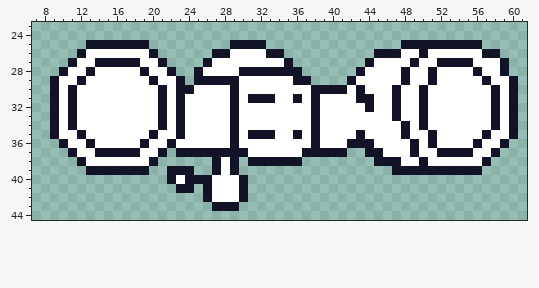
Pixel-art sprite, stored at assets/enemies/easy/rear_left.png. The picture above was drawn from the file before the commit.
The file is 64x64 pixels. Shown: x 7..61, y 23..44.
After the commit:
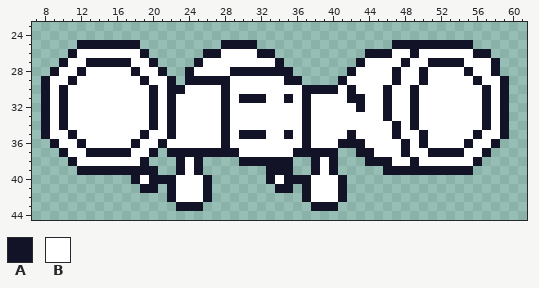
Palette (. is transparent): A #121327  B #ffffff
The edit:
y 25: x 12 . -> A; x 19 A -> .; x 28 . -> A; x 32 A -> .; x 47 . -> A; x 56 A -> .
y 26: x 11..12 .A -> AB; x 19..20 BA -> A.; x 26 . -> A; x 28 A -> B; x 32 B -> A; x 34 A -> .; x 44 . -> A; x 47 A -> B; x 49..50 BA -> AB; x 56 B -> A; x 58 A -> .
y 27: x 10..11 .A -> AB; x 13 B -> A; x 18 A -> B; x 20..21 BA -> A.; x 25..26 .A -> AB; x 34..35 BA -> A.; x 43..44 .A -> AB; x 48..49 BA -> AB; x 51 B -> A; x 55 A -> B; x 58..59 BA -> A.
y 28: x 9..10 .A -> AB; x 12..13 BA -> AB; x 18..19 BA -> AB; x 21..22 BA -> A.; x 24..25 .A -> AB; x 29 B -> A; x 36 A -> .; x 42..43 .A -> AB; x 47..48 BA -> AB; x 50..51 BA -> AB; x 55..56 BA -> AB; x 58..59 BA -> A.
y 29: x 8..9 .A -> AB; x 11..12 BA -> AB; x 19..20 BA -> AB; x 22..24 BA. -> A.A; x 29 A -> B; x 35 B -> A; x 37 A -> .; x 41..42 .A -> AB; x 47..48 BA -> AB; x 50..51 BA -> AB; x 56..57 BA -> AB; x 59..60 BA -> A.
y 30: x 8..11 .ABA -> ABAB; x 20..22 BAB -> ABA; x 24 A -> B; x 28..29 BA -> AB; x 37 B -> A; x 41..43 ABA -> BAB; x 46..47 BA -> AB; x 49..50 BA -> AB; x 57..60 BABA -> ABA.
y 31: x 8..11 .ABA -> ABAB; x 20..23 BABA -> ABAB; x 28..30 BAB -> ABA; x 33 A -> B; x 35..38 BABA -> ABAB; x 42 B -> A; x 44 A -> B; x 46..47 BA -> AB; x 49..50 BA -> AB; x 57..60 BABA -> ABA.
y 32: x 8..11 .ABA -> ABAB; x 20..23 BABA -> ABAB; x 28..29 BA -> AB; x 37..38 BA -> AB; x 43..44 BA -> AB; x 46..47 BA -> AB; x 49..50 BA -> AB; x 57..60 BABA -> ABA.
y 33: x 8..11 .ABA -> ABAB; x 20..23 BABA -> ABAB; x 28..29 BA -> AB; x 37..38 BA -> AB; x 46..47 BA -> AB; x 49..50 BA -> AB; x 57..60 BABA -> ABA.
y 34: x 8..11 .ABA -> ABAB; x 20..23 BABA -> ABAB; x 28..29 BA -> AB; x 37..38 BA -> AB; x 47..50 BABA -> ABAB; x 57..60 BABA -> ABA.
y 35: x 8..9 .A -> AB; x 11..12 BA -> AB; x 19..20 BA -> AB; x 22..23 BA -> AB; x 28..30 BAB -> ABA; x 33 A -> B; x 35..38 BABA -> ABAB; x 42..43 BA -> AB; x 47..48 BA -> AB; x 50..51 BA -> AB; x 56..57 BA -> AB; x 59..60 BA -> A.
y 36: x 9..10 .A -> AB; x 12..13 BA -> AB; x 18..19 BA -> AB; x 21..22 BA -> AB; x 28..29 BA -> AB; x 37..38 BA -> AB; x 41 B -> A; x 44 A -> B; x 48..51 BABA -> ABAB; x 55..56 BA -> AB; x 58..59 BA -> A.
y 37: x 10..11 .A -> AB; x 13 B -> A; x 18 A -> B; x 20..22 BA. -> A.A; x 30 A -> B; x 36 B -> A; x 41 A -> .; x 43 . -> A; x 45 A -> B; x 48..49 BA -> AB; x 51 B -> A; x 55 A -> B; x 57..58 BA -> A.
y 38: x 11..12 .A -> AB; x 19..20 BA -> A.; x 23..25 ... -> ABA; x 27..30 ABA. -> ...A; x 36 A -> .; x 38..40 ... -> ABA; x 44 . -> A; x 47 A -> B; x 49..50 BA -> AB; x 56..57 BA -> A.
y 39: x 12 . -> A; x 20 . -> A; x 22 A -> .; x 24..25 A. -> BA; x 27..29 ABA -> ...; x 33..35 ... -> AAA; x 38..40 ... -> ABA; x 46 . -> A; x 56 A -> .
y 40: x 18..21 .... -> ABAA; x 24..25 AA -> BB; x 27..30 BBBA -> ....; x 33..41 ......... -> ABAAABBBA
y 41: x 19..20 .. -> AA; x 22..25 .AA. -> ABBB; x 27..30 BBBA -> ....; x 34..35 .. -> AA; x 37..41 ..... -> ABBBA
y 42: x 22..25 .... -> ABBB; x 27..30 BBBA -> ....; x 37..41 ..... -> ABBBA
y 43: x 23..25 ... -> AAA; x 27..29 AAA -> ...; x 38..40 ... -> AAA
